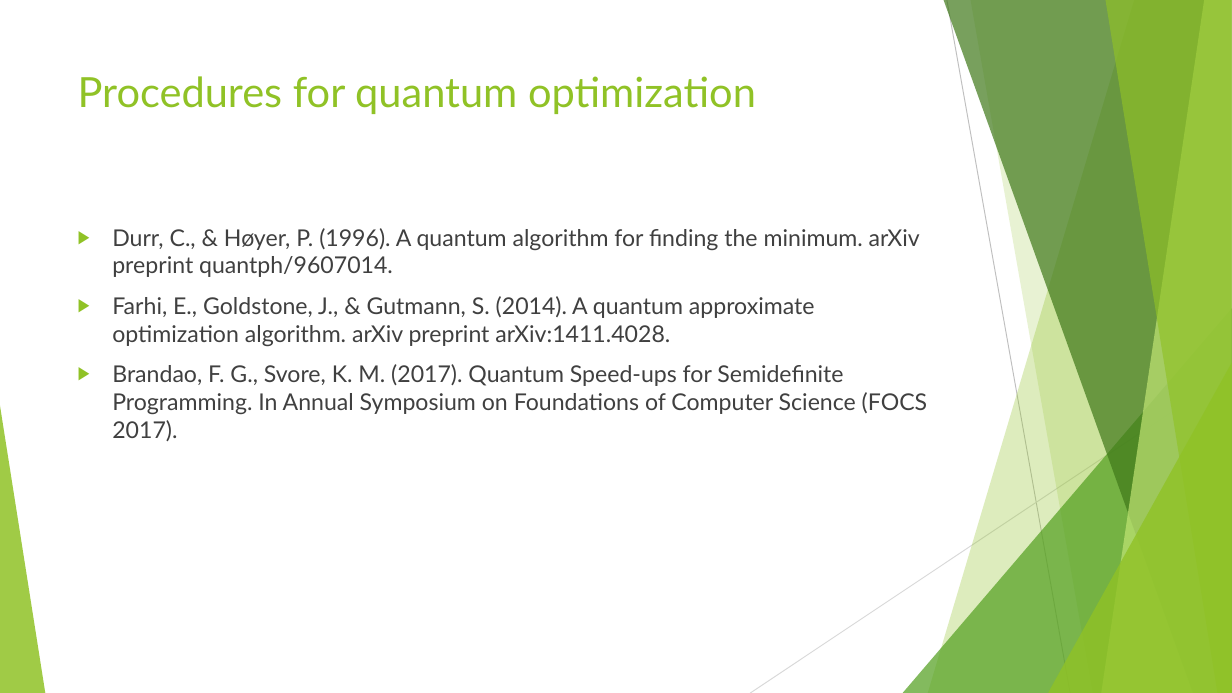
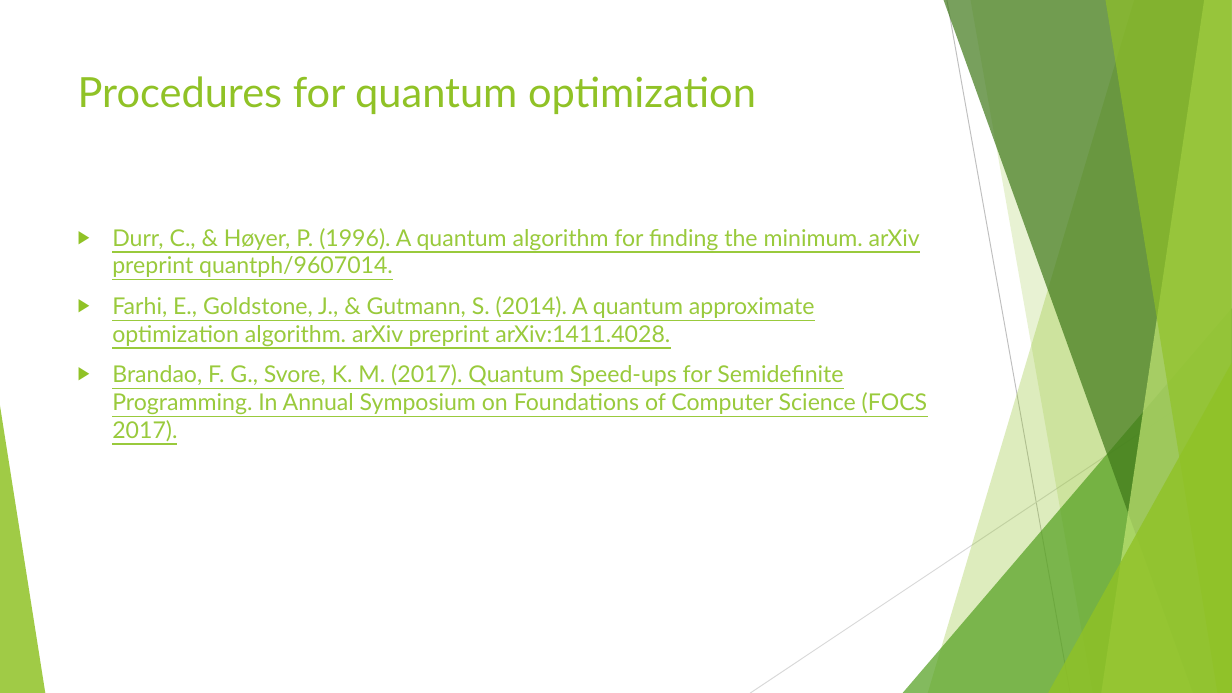
Before and after one commit to achocoza/Quantum, a slide deck: slide 59 of q#.pptx (slide 57 before the commit). Drawn at 1232x693 pixels with LibreOffice and Linux fonts; fonts in the diff are those of the drawing. Boxes give left, top, right and bottom in pixels: in the first picture for what was removed or moved away, otherwise in the second. Text is boxed around its words. In the diff, an @@ line names an element or a change of style, - is before the commit and + after.

```diff
--- a/q#.pptx
+++ b/q#.pptx
@@ text "Durr, C., & Høyer, P. ..." at (112,228,928,441): text colour #404040 to #99CA3C, underline on @@
```
Also in this commit, not shown: 5 other slides changed, 3 slides added, 1 slide removed.
